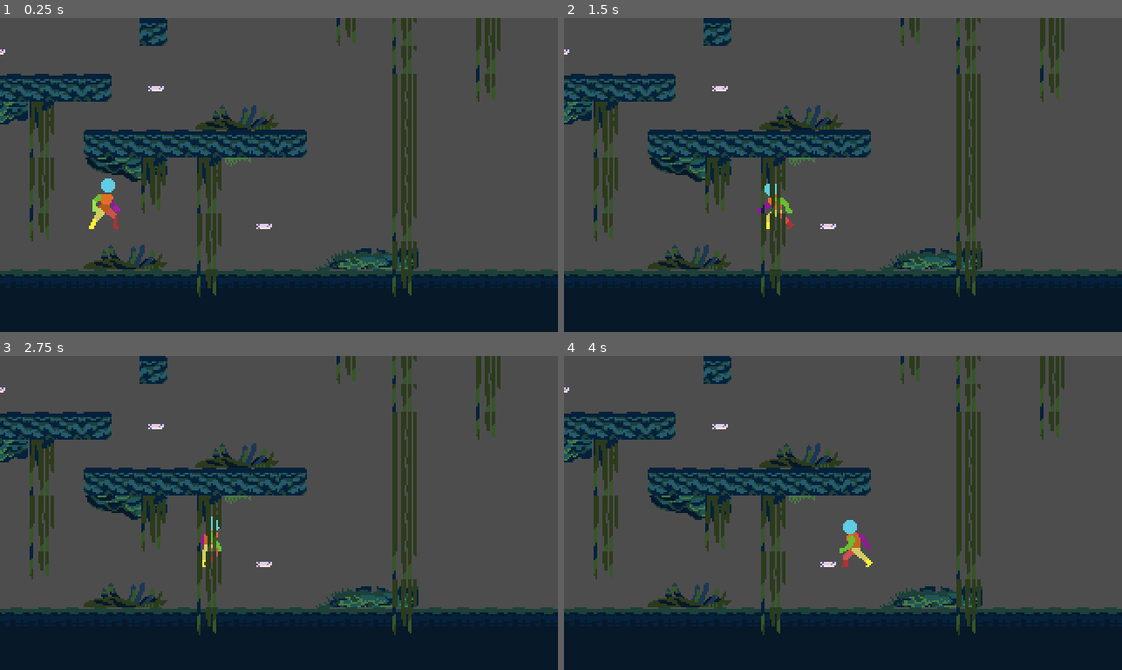
Above: before the commit, frames 1-4 (two rows, left to right).
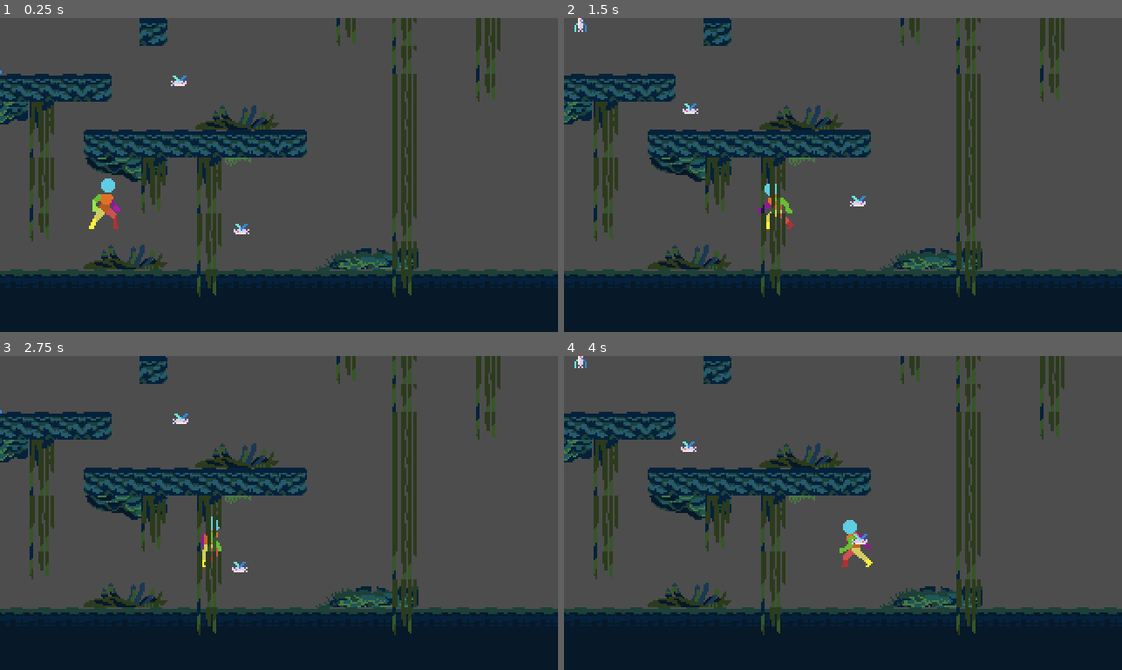
Above: after the commit, the same moments.

Repository: wickworks/jellyfishquarium
Game: Godot game, scene res://main.tscn
Same seed, same stepped clock (60 frames per second), same inputs: the game is played once before the commit and once after it.
Inputs (mouse positions are in pixels of both pictures, inside the frame that each line leads up to):
- Up to frame 1 (0.25 s): no input
- Up to frame 2 (1.5 s): tap Enter (ui_accept) at 0.5, 0.77 s; move the mouse to (965, 159) at 0.52 s; hold D (Move right) 0.53-1.28 s; move the mouse to (731, 190) at 1.27 s; hold A (Move left) from 1.28 s (still down)
- Up to frame 3 (2.75 s): tap Enter (ui_accept) at 1.52 s; move the mouse to (334, 443) at 2.02 s; release A (Move left) at 2.03 s; hold D (Move right) from 2.03 s (still down)
- Up to frame 4 (4 s): move the mouse to (815, 575) at 2.77 s; tap Enter (ui_accept) at 3.02, 3.77 s; move the mouse to (1010, 560) at 3.52 s; release D (Move right) at 3.53 s; hold A (Move left) from 3.53 s (still down)

The runs differ from the first frame. In frame 1, 0.2% of the frame differs, in the area x 0-49%, y 10-69%; in frame 2, 0.3%, in the area x 0-55%, y 0-68%; in frame 3, 0.2%; in frame 4, 0.3%.
Error before the commit: Parse Error: Cannot find member "mouse_position" in base "Main". (res://entity/fish.gd:71)

Commit message:
fish hang out and have wings

Diff:
--- a/entity/fish.gd
+++ b/entity/fish.gd
@@ -14,26 +14,31 @@
 const COHESION_FORCE:float = .0001
 const SEPARATION_FORCE:float = 2#1.2
 
-const MOUSE_PERCEPTION_RADIUS:float = 100
-const MOUSE_FORCE:float = .0018
+#const MOUSE_PERCEPTION_RADIUS:float = 100
+const FOLLOW_FORCE:float = .0018
+const FOLLOW_RADIUS:float = 500
+
+var idle_point:Vector2
+var following_player:bool = false
 
 var direction:float = randf_range(0, TAU)
 @onready var velocity:Vector2 = Util.vector_from_angle(SPEED_MAX, direction)
 
 const MAX_LIFESPAN:float = 40
 
-var lifespan_tween:Tween
-var eat_tweens:Array[Tween] = []
+#var lifespan_tween:Tween
+#var eat_tweens:Array[Tween] = []
 
-func _exit_tree() -> void:
-	for tween:Tween in eat_tweens: tween.kill()
+#func _exit_tree() -> void:
+	#for tween:Tween in eat_tweens: tween.kill()
 
 func _ready() -> void:
-	lifespan_tween = create_tween()
-	lifespan_tween.tween_callback(peacefully_die_of_old_age).set_delay(MAX_LIFESPAN * randf_range(.8,1.0))
+	idle_point = position + Vector2(velocity.y, velocity.x) * 5
+	#lifespan_tween = create_tween()
+	#lifespan_tween.tween_callback(peacefully_die_of_old_age).set_delay(MAX_LIFESPAN * randf_range(.8,1.0))
 
 func _process(delta: float) -> void:
-	Util.wrap_screen(self)
+	#Util.wrap_screen(self)
 
 	var average_velocity := Vector2.ZERO
 	var average_position := Vector2.ZERO
@@ -67,12 +72,19 @@
 	velocity -= average_separation * SEPARATION_FORCE
 
 
-	# and always know about the mouse
-	var mouse_distance := position.distance_to(Main.mouse_position)
-	if mouse_distance < MOUSE_PERCEPTION_RADIUS:
-		var mouse_diff := Main.mouse_position - position
-		mouse_diff = mouse_diff.limit_length(PERCEPTION_RADIUS)
-		velocity += mouse_diff * MOUSE_FORCE
+	var follow_diff := Vector2.ZERO
+	if following_player:
+		# ???? follow player
+		if follow_diff.length() > FOLLOW_RADIUS:
+			following_player = false
+			idle_point = position
+	else:
+		follow_diff = idle_point - position
+		if follow_diff.length() > FOLLOW_RADIUS: idle_point = position
+
+	follow_diff = follow_diff.limit_length(FOLLOW_RADIUS)
+	velocity += follow_diff * FOLLOW_FORCE
+
 
 	velocity = velocity.limit_length(SPEED_MAX)
 
@@ -82,21 +94,21 @@
 
 
 	# EAT LARVAE
-	var all_larvae:Array = get_tree().get_nodes_in_group("larvae")
-	for larvae:Larvae in all_larvae:
-		var distance := position.distance_to(larvae.position)
-		if distance < EAT_DIST:
-			larvae.queue_free()
-			var eat_tween = create_tween()
-			eat_tween.tween_callback(lay_fish).set_delay(EAT_TO_LAY_TIME)
-			eat_tweens.append(eat_tween)
+	#var all_larvae:Array = get_tree().get_nodes_in_group("larvae")
+	#for larvae:Larvae in all_larvae:
+		#var distance := position.distance_to(larvae.position)
+		#if distance < EAT_DIST:
+			#larvae.queue_free()
+			#var eat_tween = create_tween()
+			#eat_tween.tween_callback(lay_fish).set_delay(EAT_TO_LAY_TIME)
+			#eat_tweens.append(eat_tween)
 
-func lay_fish() -> void:
-	#for i in randi_range(1, LAY_MAX):
-	var fish:Fish = FISH_SCENE.instantiate()
-	fish.position = position + Vector2(.01,.01)
-	fish.velocity = velocity
-	Main.scene.add_child(fish)
-
-func peacefully_die_of_old_age() -> void:
-	queue_free()
+#func lay_fish() -> void:
+	##for i in randi_range(1, LAY_MAX):
+	#var fish:Fish = FISH_SCENE.instantiate()
+	#fish.position = position + Vector2(.01,.01)
+	#fish.velocity = velocity
+	#Main.scene.add_child(fish)
+#
+#func peacefully_die_of_old_age() -> void:
+	#queue_free()
Binary file changed: entity/fish.png
